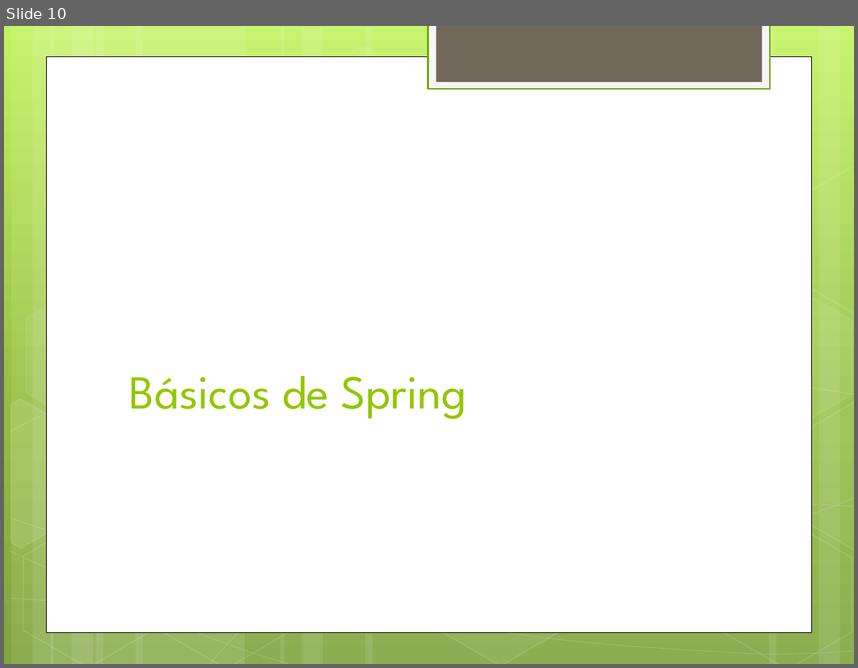
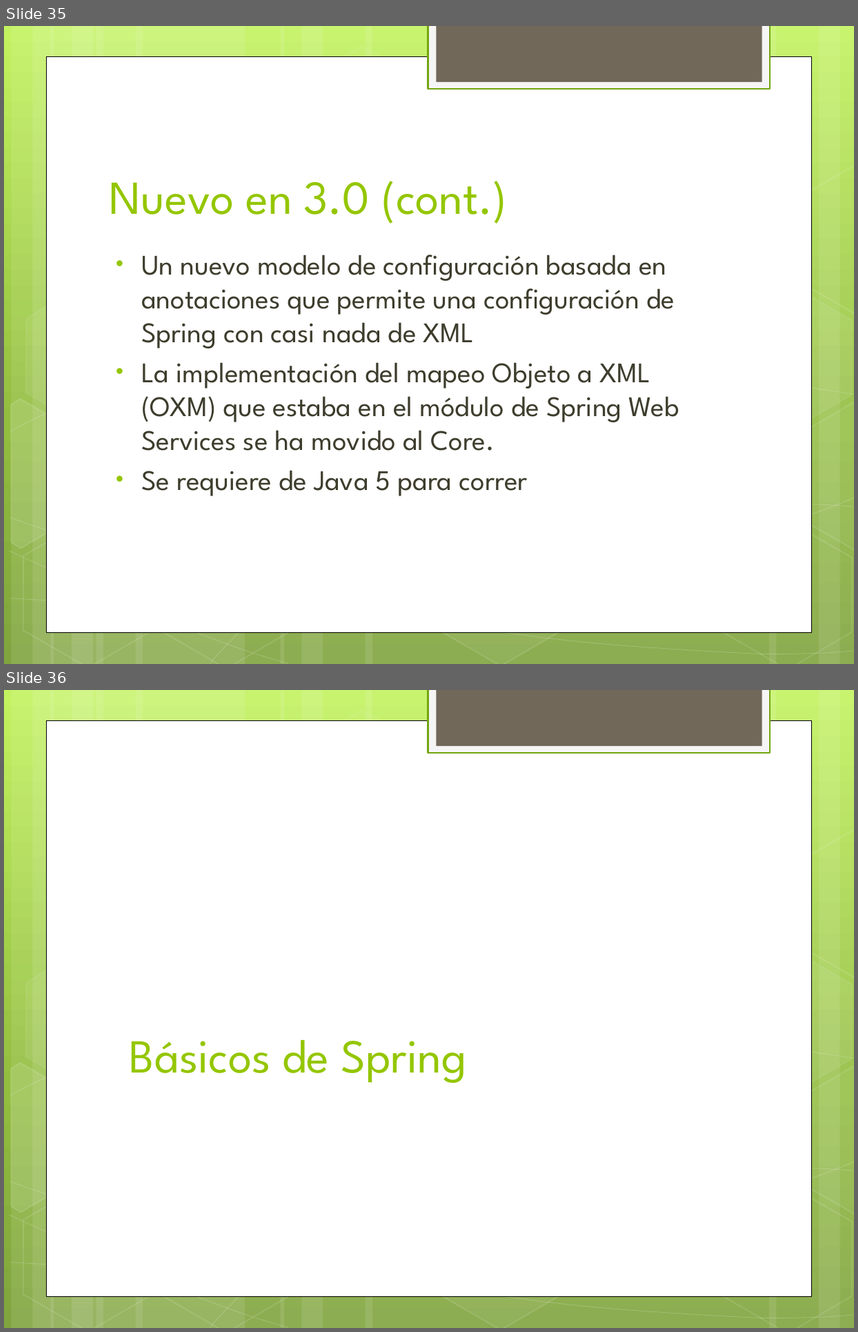
Before and after one commit to jdmr/CursoSpring, a slide deck: Presentation1.pptx. Shown one above the other, each under a label of ours: slide 10 before the commit, slides 35 and 36 after it. The pictures are 858x668 and 858x1332 pixels, drawn with LibreOffice and Linux fonts; fonts in the diff are those of the drawing. Boxes give left, top, right and bottom in pixels: in the first picture for what was removed or moved away, otherwise in the second. Text is boxed around its words. In the diff, an @@ line names an element or a change of style, - is before the commit and + after.

```diff
--- a/Presentation1.pptx
+++ b/Presentation1.pptx
@@ slide 35 added at [4,26,854,664], background gradient #C3F35F to #93BF3F to #81A53E; not listed: 31 template elements that a slide beside it also shows @@
@@ title added at [110,181,507,223], 40 pt, text #94C600 @@
+Nuevo en 3.0 (cont.)
@@ text added at [141,254,680,496], 24 pt, text #3E3D2D @@
+• Un nuevo modelo de configuración basada en anotaciones que permite una configuración de Spring con casi nada de XML
+• La implementación del mapeo Objeto a XML (OXM) que estaba en el módulo de Spring Web Services se ha movido al Core.
+• Se requiere de Java 5 para correr
@@ what was slide 10 is now slide 36 @@
```
Also in this commit, not shown: 1 slide changed, 25 other slides added, 12 other files.
